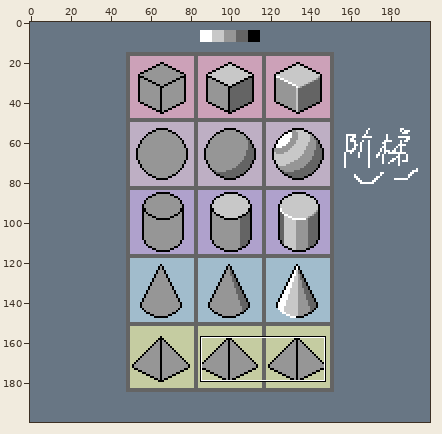
One commit to this pixel-art file: Pixel/3d-objects.aseprite. Above, an overview of the earlier version with the close-up marked.
Close-up. First the earlier version:
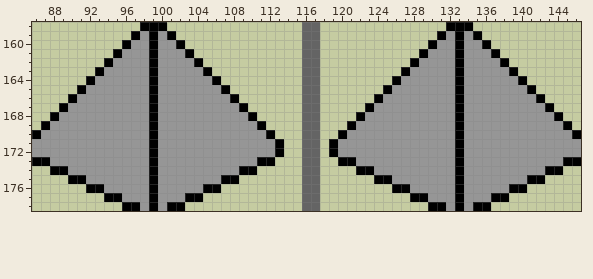
200x200 pixels, 1 frame. Shown: x 86..146, y 158..178.
The result:
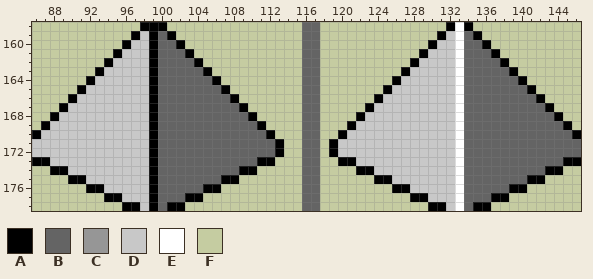
Palette (. is transparent): A #000000  B #646464  C #969696  D #c8c8c8  E #ffffff  F #c5cca1
Changes in this commit:
y 158: x 133 A -> E
y 159: x 98 C -> D; x 100 C -> B; x 132..134 CAC -> DEB
y 160: x 97..98 CC -> DD; x 100..101 CC -> BB; x 131..135 CCACC -> DDEBB
y 161: x 96..98 CCC -> DDD; x 100..102 CCC -> BBB; x 130..136 CCCACCC -> DDDEBBB
y 162: x 95..98 CCCC -> DDDD; x 100..103 CCCC -> BBBB; x 129..137 CCCCACCCC -> DDDDEBBBB
y 163: x 94..98 CCCCC -> DDDDD; x 100..104 CCCCC -> BBBBB; x 128..138 CCCCCACCCCC -> DDDDDEBBBBB
y 164: x 93..98 CCCCCC -> DDDDDD; x 100..105 CCCCCC -> BBBBBB; x 127..139 CCCCCCACCCCCC -> DDDDDDEBBBBBB
y 165: x 92..98 CCCCCCC -> DDDDDDD; x 100..106 CCCCCCC -> BBBBBBB; x 126..140 CCCCCCCACCCCCCC -> DDDDDDDEBBBBBBB
y 166: x 91..98 CCCCCCCC -> DDDDDDDD; x 100..107 CCCCCCCC -> BBBBBBBB; x 125..141 CCCCCCCCACCCCCCCC -> DDDDDDDDEBBBBBBBB
y 167: x 90..98 CCCCCCCCC -> DDDDDDDDD; x 100..108 CCCCCCCCC -> BBBBBBBBB; x 124..142 CCCCCCCCCACCCCCCCCC -> DDDDDDDDDEBBBBBBBBB
y 168: x 89..98 CCCCCCCCCC -> DDDDDDDDDD; x 100..109 CCCCCCCCCC -> BBBBBBBBBB; x 123..143 CCCCCCCCCCACCCCCCCCCC -> DDDDDDDDDDEBBBBBBBBBB
y 169: x 88..98 CCCCCCCCCCC -> DDDDDDDDDDD; x 100..110 CCCCCCCCCCC -> BBBBBBBBBBB; x 122..144 CCCCCCCCCCCACCCCCCCCCCC -> DDDDDDDDDDDEBBBBBBBBBBB
y 170: x 87..98 CCCCCCCCCCCC -> DDDDDDDDDDDD; x 100..111 CCCCCCCCCCCC -> BBBBBBBBBBBB; x 121..145 CCCCCCCCCCCCACCCCCCCCCCCC -> DDDDDDDDDDDDEBBBBBBBBBBBB
y 171..172: x 86..98 CCCCCCCCCCCCC -> DDDDDDDDDDDDD; x 100..112 CCCCCCCCCCCCC -> BBBBBBBBBBBBB; x 120..146 CCCCCCCCCCCCCACCCCCCCCCCCCC -> DDDDDDDDDDDDDEBBBBBBBBBBBBB
y 173: x 88..98 CCCCCCCCCCC -> DDDDDDDDDDD; x 100..110 CCCCCCCCCCC -> BBBBBBBBBBB; x 122..144 CCCCCCCCCCCACCCCCCCCCCC -> DDDDDDDDDDDEBBBBBBBBBBB
y 174: x 90..98 CCCCCCCCC -> DDDDDDDDD; x 100..108 CCCCCCCCC -> BBBBBBBBB; x 124..142 CCCCCCCCCACCCCCCCCC -> DDDDDDDDDEBBBBBBBBB
y 175: x 92..98 CCCCCCC -> DDDDDDD; x 100..106 CCCCCCC -> BBBBBBB; x 126..140 CCCCCCCACCCCCCC -> DDDDDDDEBBBBBBB
y 176: x 94..98 CCCCC -> DDDDD; x 100..104 CCCCC -> BBBBB; x 128..138 CCCCCACCCCC -> DDDDDEBBBBB
y 177: x 96..98 CCC -> DDD; x 100..102 CCC -> BBB; x 130..136 CCCACCC -> DDDEBBB
y 178: x 98 C -> D; x 100 C -> B; x 132..134 CAC -> DEB
